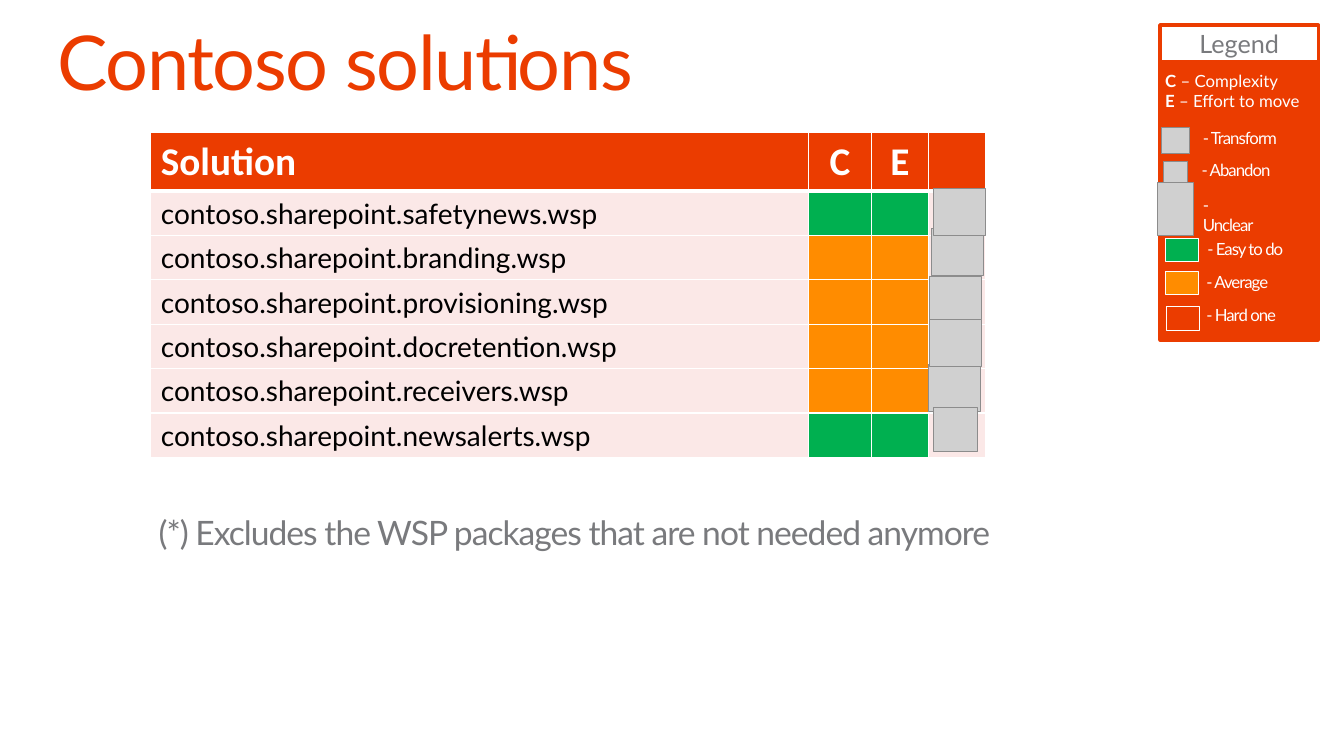
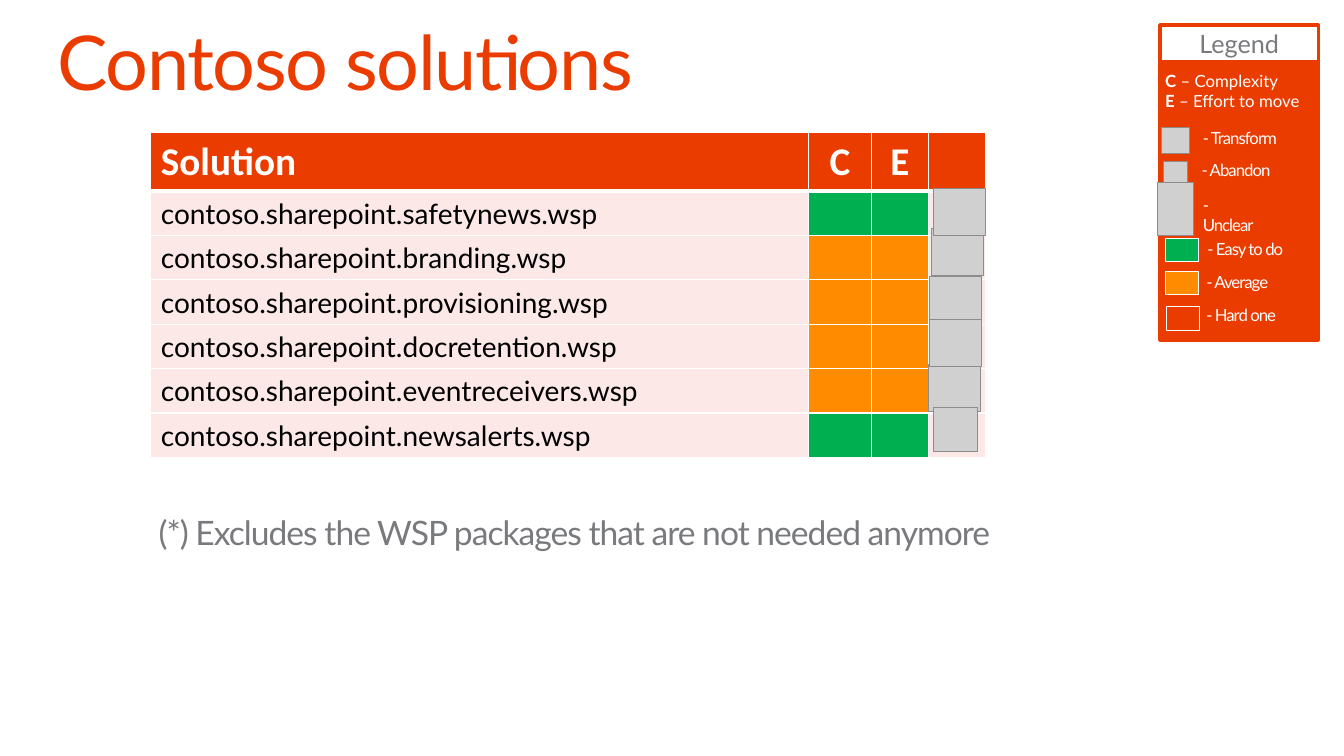
Before and after one commit to SharePoint/PnP-Guidance, a slide deck: slide 17 of PnP Transformation Process/Samples/PnP Transformation - Solution Assessment Report - Contoso.pptx. Drawn at 1344x756 pixels with LibreOffice and Linux fonts; fonts in the diff are those of the drawing; grey boxes stand for pictures; background and template pictures are left out. Boxes give left, top, right and bottom in pixels: in the first picture for what was removed or moved away, otherwise in the second. Text is boxed around its words. In the diff, an @@ line names an element or a change of style, - is before the commit and + after.

```diff
--- a/PnP Transformation Process/Samples/PnP Transformation - Solution Assessment Report - Contoso.pptx
+++ b/PnP Transformation Process/Samples/PnP Transformation - Solution Assessment Report - Contoso.pptx
@@ table at <box>151,133,986,455</box> @@
-row 6, column 1: contoso.sharepoint.receivers.wsp
+row 6, column 1: contoso.sharepoint.eventreceivers.wsp
```
Also in this commit, not shown: 2 other slides changed, 1 other file.
